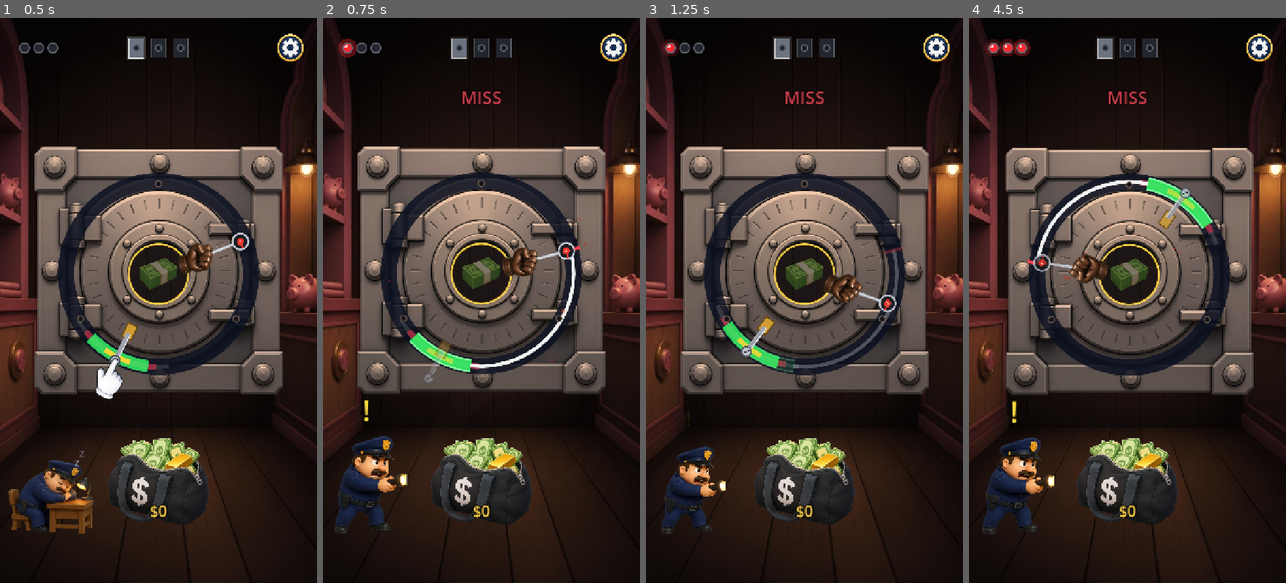
Above: before the commit, frames 1-4 (left to right).
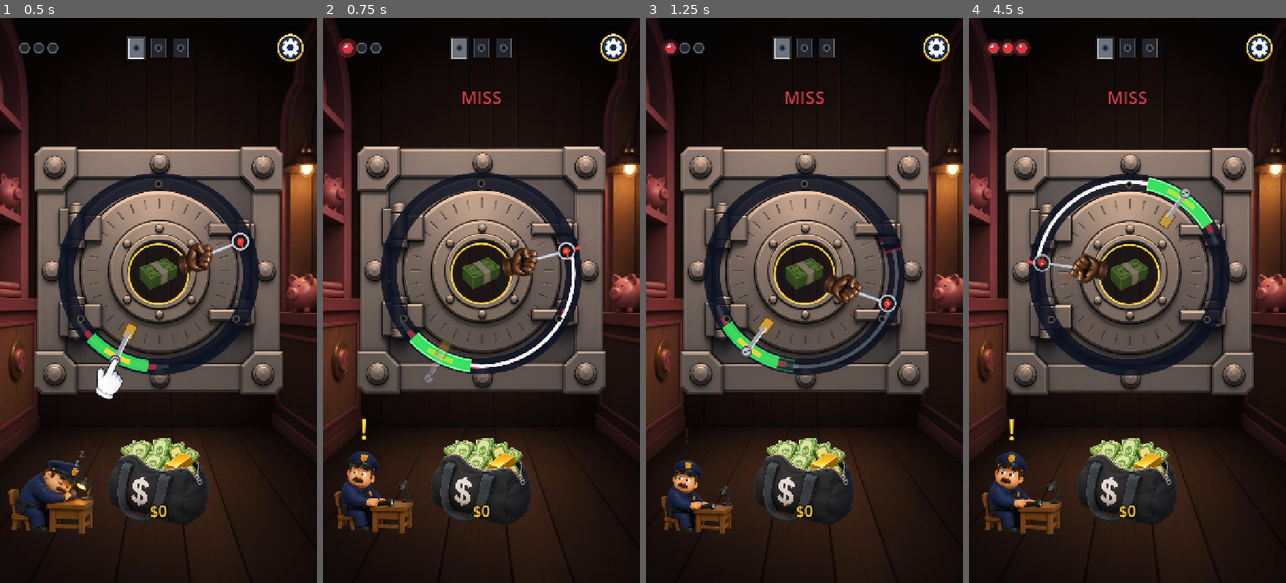
Above: after the commit, the same moments.

Repository: AvareGameStudio/loop-engine
Game: Godot game, scene res://scenes/Main.tscn
Same seed, same stepped clock (60 frames per second), same inputs: the game is played once before the commit and once after it.
Inputs (mouse positions are in pixels of both pictures, inside the frame that each line leads up to):
- Up to frame 1 (0.5 s): no input
- Up to frame 2 (0.75 s): move the mouse to (551, 272) at 0.52 s; press the mouse at (551, 272) at 0.53 s
- Up to frame 3 (1.25 s): no input
- Up to frame 4 (4.5 s): move the mouse to (1064, 328) at 1.27 s; release the mouse at (1064, 328) at 1.28 s; click (1064, 328) at 1.35 s; move the mouse to (1159, 176) at 2.02 s; press the mouse at (1159, 176) at 2.03 s; move the mouse to (1111, 413) at 2.77 s; release the mouse at (1111, 413) at 2.78 s; click (1111, 413) at 2.85 s; move the mouse to (1222, 385) at 3.52 s; press the mouse at (1222, 385) at 3.53 s; move the mouse to (1032, 215) at 4.27 s; release the mouse at (1032, 215) at 4.28 s; click (1032, 215) at 4.35 s

Frame 1 is identical in both runs. In frame 2, 2.3% of the frame differs, in the area x 3-29%, y 67-92%; in frame 3, 1.8%; in frame 4, 2.4%, in the area x 4-30%, y 67-92%.

Commit message:
Guard strike 1: awake at the desk with the flashlight off
The first strike used a standing, side-looking pose whose painted beam had
been cut off at the lens, which read as a clipped, artificial light. Strike
1 now shows a new Canva pose: still at the desk, eyes up, flashlight off.
From strike 2 he stands and aims, and the beam fades in with that pose
only.

Co-Authored-By: Claude Opus 5.5 <noreply@anthropic.com>

Diff:
--- a/scripts/world/Guard.gd
+++ b/scripts/world/Guard.gd
@@ -48,6 +48,10 @@
 const AIM_LENS := Vector2(0.9, 0.2)
 const AIM_HEAD := Vector2(0.38, 0.12)
 var _aim_tex: Texture2D = load(AIM_ART) if ResourceLoader.exists(AIM_ART) else null
+## Strike 1: awake at the desk, eyes up, flashlight still off (no painted beam to cut).
+const WAKE_ART := "res://assets/art/guard_wake.png"
+const WAKE_HEAD := Vector2(0.38, 0.2)
+var _wake_tex: Texture2D = load(WAKE_ART) if ResourceLoader.exists(WAKE_ART) else null
 ## Feet (bottom-centre) in world space and sprite height per pose: asleep at the desk, then
 ## up and growing as he steps toward the dial. The loot bag owns x 220-500 below the dial.
 const ART_FEET: Array[Vector2] = [Vector2(116, 1090), Vector2(108, 1090), Vector2(116, 1090), Vector2(124, 1090)]
@@ -198,25 +202,27 @@
 	# Wake-up cross-fade sits between pose 0.3 and 0.7.
 	var awake: float = clampf((_pose - 0.3) / 0.4, 0.0, 1.0)
 	var standing: float = clampf(_pose - 1.0, 0.0, 1.0)
-	# Alert (looking ahead) hands over to the aiming pose between pose 1.3 and 1.7.
+	# Strike 1 keeps him at the desk (awake, flashlight off); from pose 1.3 he is up and aiming.
 	var aim: float = clampf((_pose - 1.3) / 0.4, 0.0, 1.0) if _aim_tex else 0.0
-	var sleep_rect := _feet_rect(_sleep_tex, feet, ART_HEIGHT[0] * punch)
-	var alert_rect := _feet_rect(_alert_tex, feet, height)
-	var aim_rect := _feet_rect(_aim_tex, feet, height) if _aim_tex else alert_rect
+	var desk_feet: Vector2 = ART_FEET[0]
+	var sleep_rect := _feet_rect(_sleep_tex, desk_feet, ART_HEIGHT[0] * punch)
+	var mid_tex: Texture2D = _wake_tex if _wake_tex else _alert_tex
+	var mid_rect := _feet_rect(mid_tex, desk_feet, ART_HEIGHT[0] * punch) if _wake_tex else _feet_rect(_alert_tex, feet, height)
+	var aim_rect := _feet_rect(_aim_tex, feet, height) if _aim_tex else mid_rect
 	if awake < 1.0:
 		draw_texture_rect(_sleep_tex, sleep_rect, false, Color(1, 1, 1, 1.0 - awake))
 	if awake > 0.0 and aim < 1.0:
-		draw_texture_rect(_alert_tex, alert_rect, false, Color(1, 1, 1, awake * (1.0 - aim)))
+		draw_texture_rect(mid_tex, mid_rect, false, Color(1, 1, 1, awake * (1.0 - aim)))
 	if aim > 0.0:
 		draw_texture_rect(_aim_tex, aim_rect, false, Color(1, 1, 1, awake * aim))
-	var lens: Vector2 = alert_rect.position + alert_rect.size * ALERT_LENS
-	if aim > 0.5:
-		lens = aim_rect.position + aim_rect.size * AIM_LENS
-	if standing > 0.0:
-		_draw_beam(lens, standing)
+	var lens: Vector2 = aim_rect.position + aim_rect.size * AIM_LENS if _aim_tex else mid_rect.position + mid_rect.size * ALERT_LENS
+	# The beam only exists once the flashlight is up: it fades in with the aiming pose.
+	var beam: float = standing * (aim if _aim_tex else 1.0)
+	if beam > 0.0:
+		_draw_beam(lens, beam)
 	var head: Vector2 = sleep_rect.position + sleep_rect.size * SLEEP_HEAD
 	if awake > 0.5:
-		head = alert_rect.position + alert_rect.size * ALERT_HEAD
+		head = mid_rect.position + mid_rect.size * (WAKE_HEAD if _wake_tex else ALERT_HEAD)
 	if aim > 0.5:
 		head = aim_rect.position + aim_rect.size * AIM_HEAD
 	_draw_snore(head, 1.0 - awake)
--- a/tools/art/prepare_art.gd
+++ b/tools/art/prepare_art.gd
@@ -38,6 +38,9 @@
 	_clear_right_of(alert, int(alert.get_width() * ALERT_BEAM_CUT))
 	_save(_fit_height(_trim(alert), 360), ART + "guard_alert.png")
 	_save(_fit_height(_trim(_load(src, "guard_sleep")), 280), ART + "guard_sleep.png")
+	# Strike 1: awake at the desk, eyes up, flashlight still off.
+	if FileAccess.file_exists(src.path_join("guard_wake.png")):
+		_save(_fit_height(_trim(_load(src, "guard_wake")), 280), ART + "guard_wake.png")
 	# Third pose: head up, flashlight raised toward the dial (pose 2-3).
 	if FileAccess.file_exists(src.path_join("guard_aim.png")):
 		_save(_fit_height(_trim(_load(src, "guard_aim")), 360), ART + "guard_aim.png")
Binary file added: assets/art/guard_wake.png
Not shown, added: assets/art/guard_wake.png.import
Not shown, changed: README.md
